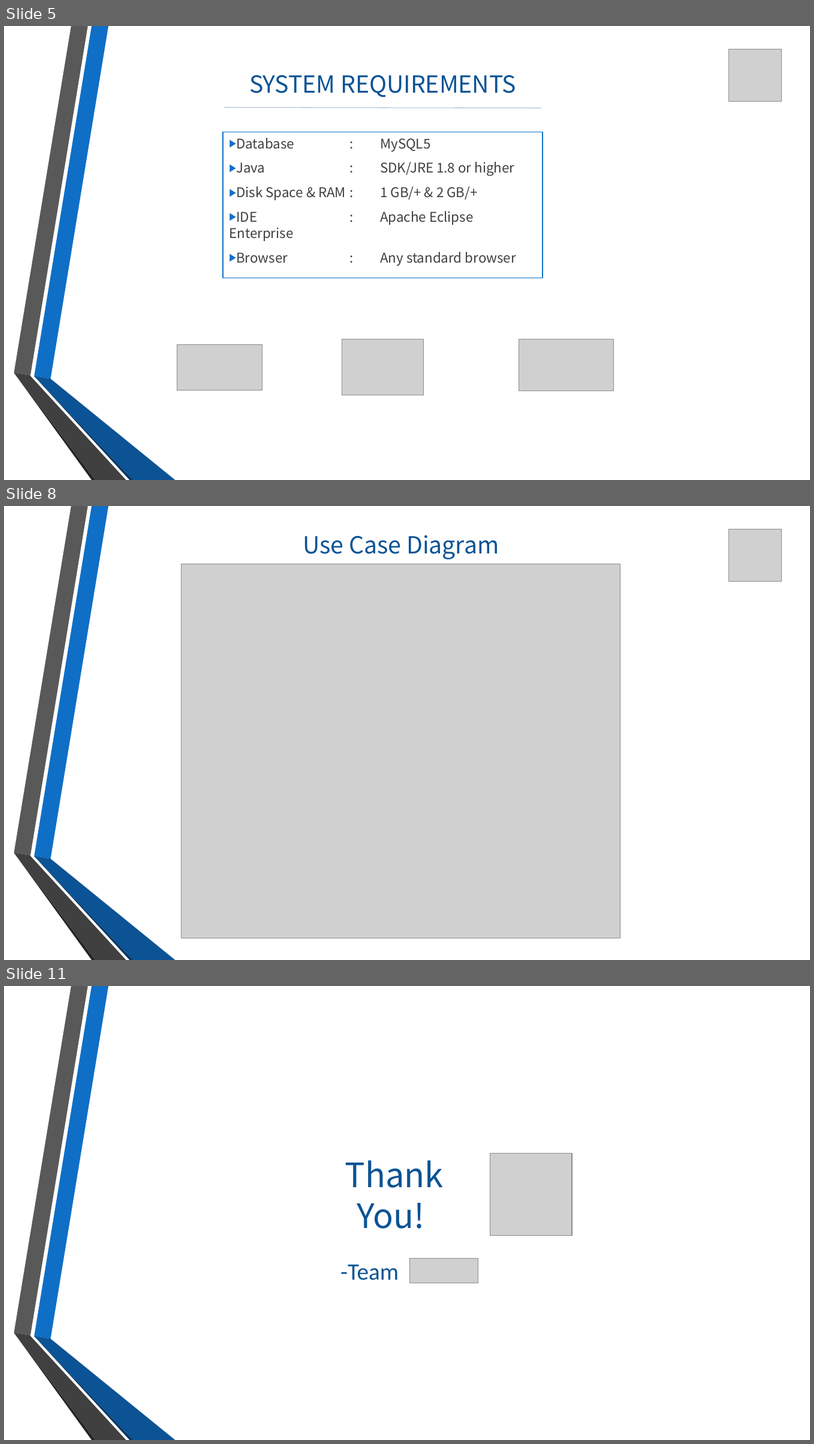
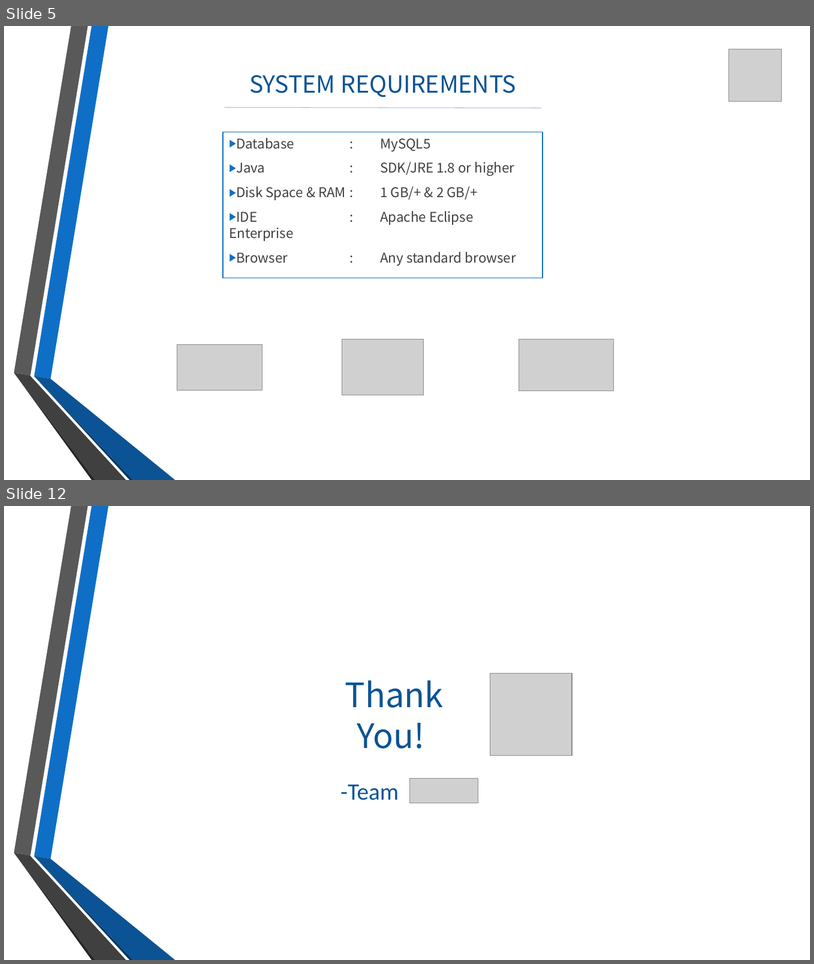
Before and after one commit to vikasdhiman0635/Airline_Reservation, a slide deck: Document/EchoFlightsPPT.pptx. Shown one above the other, each under a label of ours: slides 5, 8 and 11 before the commit, slides 5 and 12 after it; the slides between them are not shown. The pictures are 814x1444 and 814x964 pixels, drawn with LibreOffice and Linux fonts; fonts in the diff are those of the drawing; grey boxes stand for pictures; background and template pictures are left out. Boxes give left, top, right and bottom in pixels: in the first picture for what was removed or moved away, otherwise in the second. Text is boxed around its words. In the diff, an @@ line names an element or a change of style, - is before the commit and + after.

```diff
--- a/Document/EchoFlightsPPT.pptx
+++ b/Document/EchoFlightsPPT.pptx
@@ slide 8 removed at <box>4,506,810,960</box>, background picture (left out); not listed: 6 template elements that a slide beside it also shows @@
@@ title removed at <box>303,535,499,559</box> @@
-Use Case Diagram
@@ picture removed at <box>729,529,782,582</box> @@
@@ picture removed at <box>181,564,620,938</box> @@
@@ line removed from (253, 565) to (533, 564) @@
@@ what was slide 11 is now slide 12 @@
```
Also in this commit, not shown: 8 slides changed, 2 slides added, 9 other files.
